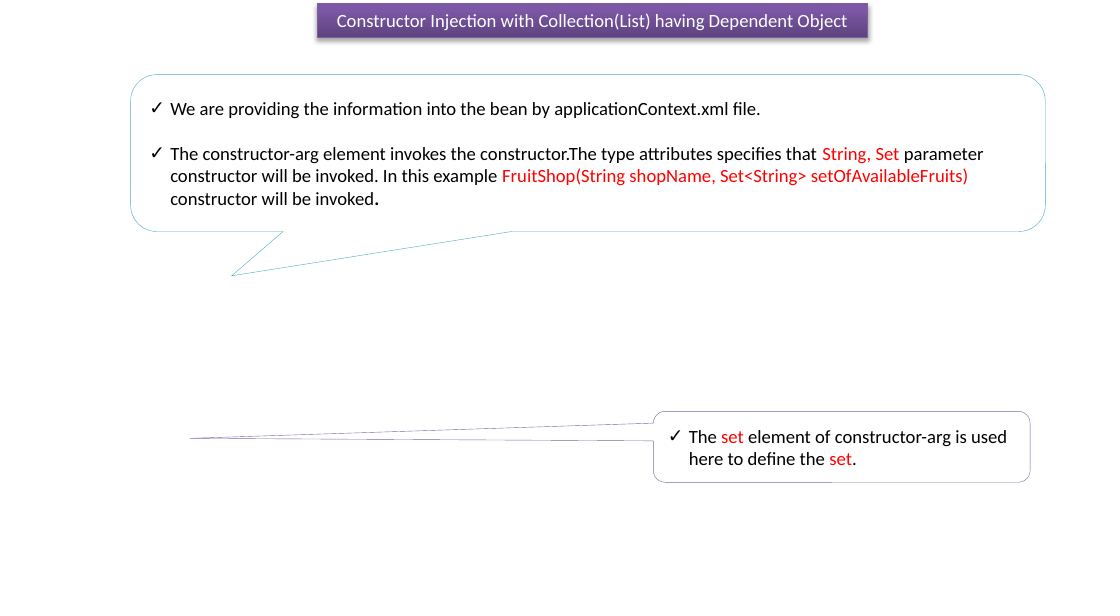
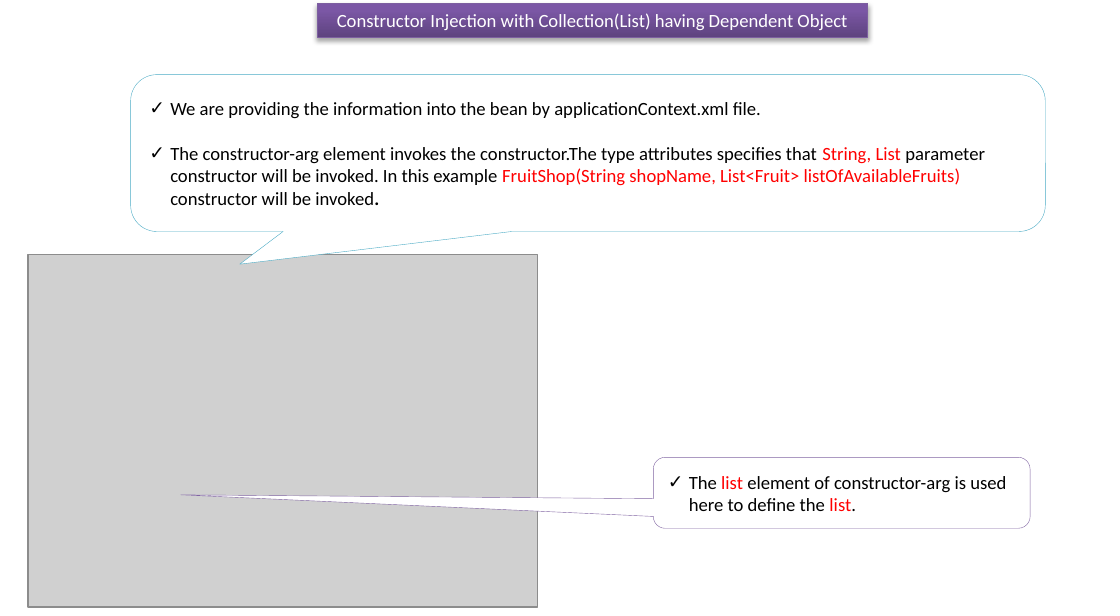
Before and after one commit to ramram43210/javaee, a slide deck: slide 3 of Later/Spring/4_Dependency_Injection/10/Constructor Injection with Collection having Dependent Object.pptx. Drawn at 1120x616 pixels with LibreOffice and Linux fonts; fonts in the diff are those of the drawing; grey boxes stand for pictures. Boxes give left, top, right and bottom in pixels: in the first picture for what was removed or moved away, otherwise in the second. Text is boxed around its words. In the diff, an @@ line names an element or a change of style, - is before the commit and + after.

Commit message:
jan3

```diff
--- a/Later/Spring/4_Dependency_Injection/10/Constructor Injection with Collection having Dependent Object.pptx
+++ b/Later/Spring/4_Dependency_Injection/10/Constructor Injection with Collection having Dependent Object.pptx
@@ rounded speech box "We are providing the information ..." at box(131, 75, 1046, 232): proportions changed @@
@@ text in rounded speech box at box(170, 147, 985, 205): text changed @@
-✓ The constructor-arg element invokes the constructor.The type attributes specifies that String, Set parameter constructor will be invoked. In this example FruitShop(String shopName, Set<String> setOfAvailableFruits) constructor will be invoked.
+✓ The constructor-arg element invokes the constructor.The type attributes specifies that String, List parameter constructor will be invoked. In this example FruitShop(String shopName, List<Fruit> listOfAvailableFruits) constructor will be invoked.
@@ picture added at box(28, 255, 538, 608) @@
@@ rounded speech box "The list element of constructor-arg ..." at box(653, 457, 1029, 528): proportions changed @@
@@ rounded speech box "The list element of constructor-arg ...": place and size @@
-rounded speech box "The list element of constructor-arg ..." at box(653, 411, 1029, 482)
+rounded speech box "The list element of constructor-arg ..." at box(653, 457, 1029, 528)
@@ text in rounded speech box at box(689, 476, 1006, 511): text changed @@
-✓ The set element of constructor-arg is used here to define the set.
+✓ The list element of constructor-arg is used here to define the list.
```
Also in this commit, not shown: 3 other slides changed.
